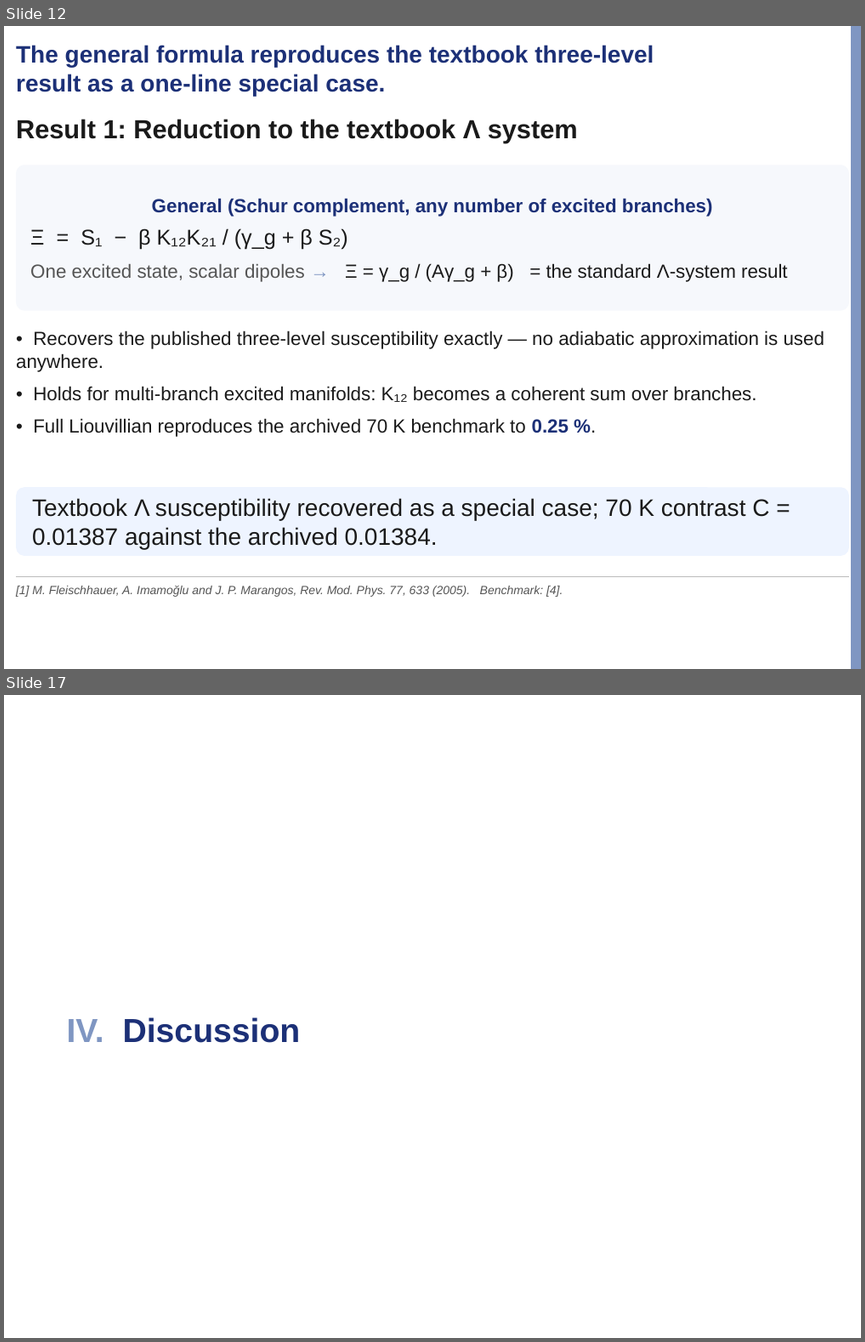
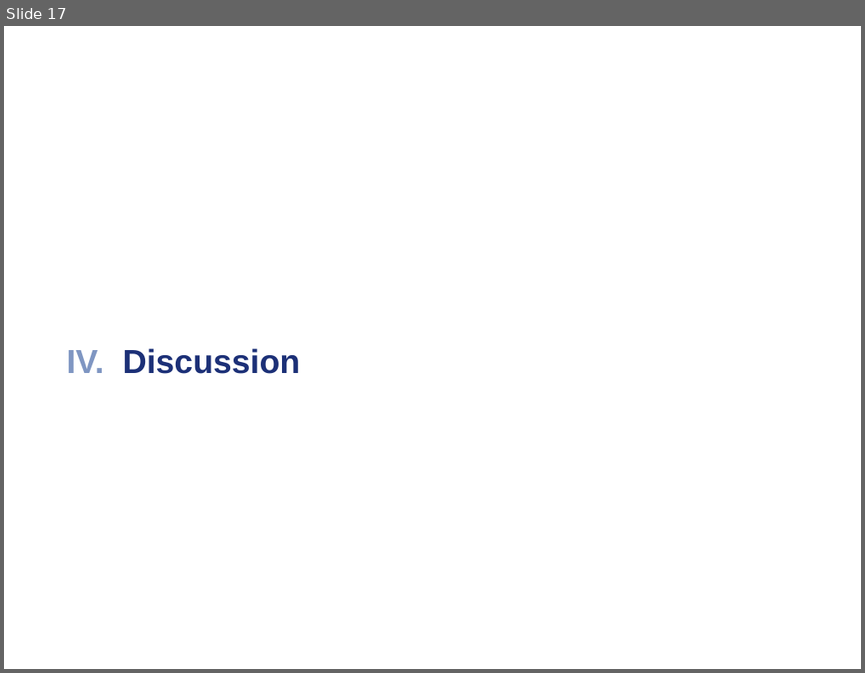
Before and after one commit to Risei412/NV-EIT-space, a slide deck: presentations/lab_seminar/nv_eit_seminar.pptx. Shown one above the other, each under a label of ours: slides 12 and 17 before the commit, slide 17 after it; the slides between them are not shown. The pictures are 865x1342 and 865x673 pixels, drawn with LibreOffice and Linux fonts; fonts in the diff are those of the drawing; background and template pictures are left out. Boxes give left, top, right and bottom in pixels: in the first picture for what was removed or moved away, otherwise in the second. Text is boxed around its words. In the diff, an @@ line names an element or a change of style, - is before the commit and + after.

```diff
--- a/presentations/lab_seminar/nv_eit_seminar.pptx
+++ b/presentations/lab_seminar/nv_eit_seminar.pptx
@@ slide 12 removed at (x1=4, y1=26, x2=861, y2=669), background #FFFFFF @@
@@ text removed at (x1=16, y1=45, x2=653, y2=96) @@
-The general formula reproduces the textbook three-level result as a one-line special case.
@@ rectangle removed at (x1=851, y1=26, x2=861, y2=669) @@
@@ text removed at (x1=16, y1=119, x2=578, y2=142) @@
-Result 1: Reduction to the textbook Λ system
@@ rounded rectangle removed at (x1=16, y1=165, x2=849, y2=311) @@
-General (Schur complement, any number of excited branches)
-Ξ = S₁ − β K₁₂K₂₁ / (γ_g + β S₂)
-One excited state, scalar dipoles → Ξ = γ_g / (Aγ_g + β) = the standard Λ-system result
@@ text removed at (x1=16, y1=330, x2=824, y2=437) @@
-• Recovers the published three-level susceptibility exactly — no adiabatic approximation is used anywhere.
-• Holds for multi-branch excited manifolds: K₁₂ becomes a coherent sum over branches.
-• Full Liouvillian reproduces the archived 70 K benchmark to 0.25 %.
@@ rounded rectangle removed at (x1=16, y1=487, x2=849, y2=556) @@
-Textbook Λ susceptibility recovered as a special case; 70 K contrast C = 0.01387 against the archived 0.01384.
@@ line removed from (16, 576) to (849, 576) @@
@@ text removed at (x1=16, y1=584, x2=562, y2=596) @@
-[1] M. Fleischhauer, A. Imamoğlu and J. P. Marangos, Rev. Mod. Phys. 77, 633 (2005). Benchmark: [4].
```
Also in this commit, not shown: 5 slides changed, 1 slide added, 4 other files.
